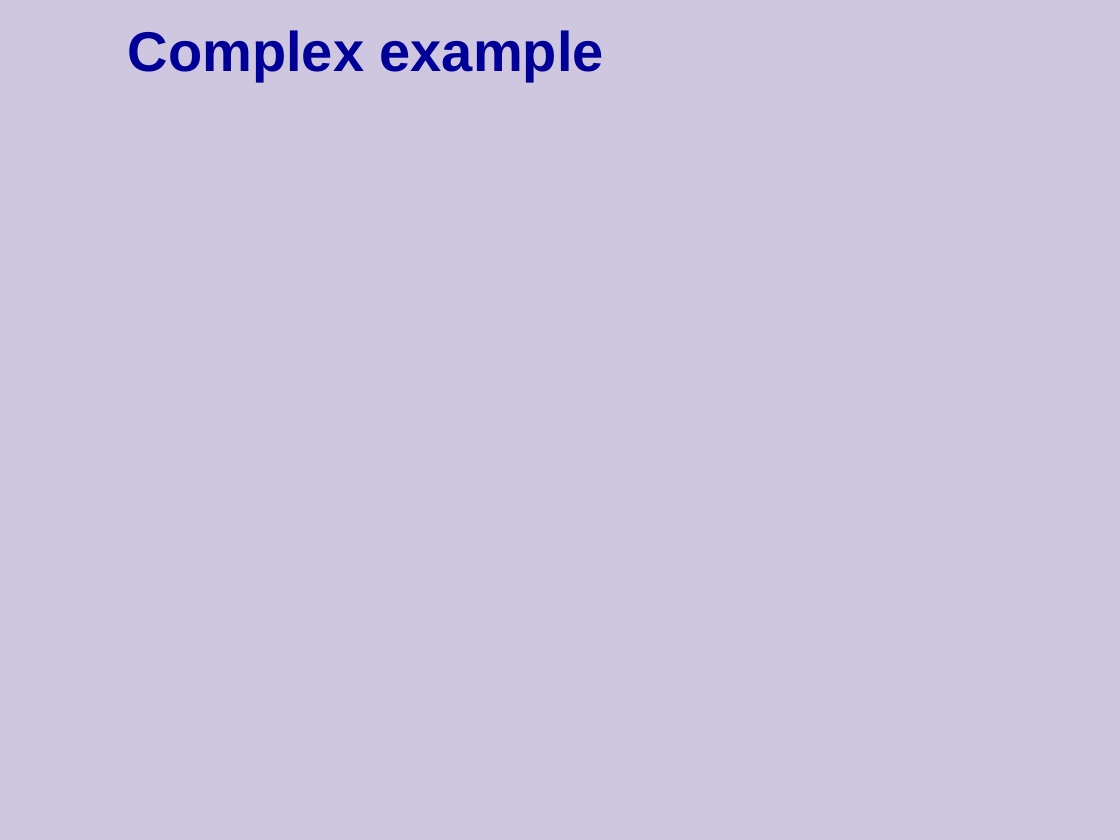
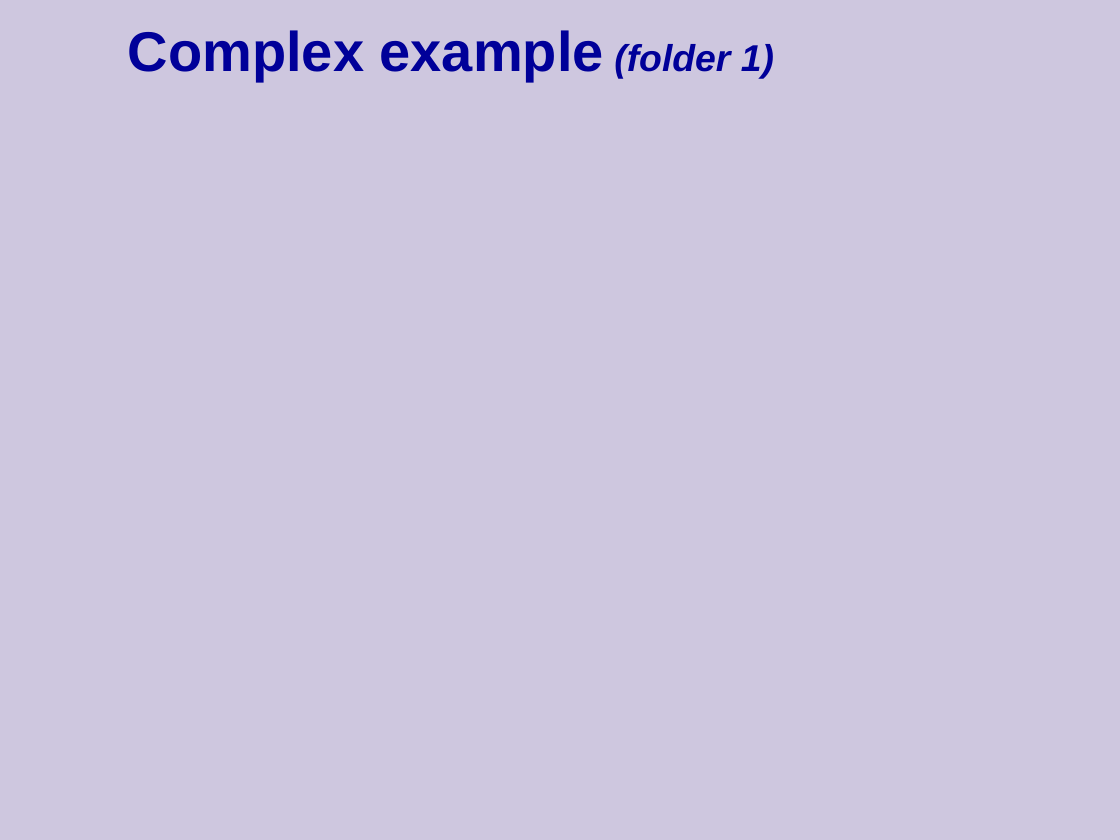
Before and after one commit to cpp-at-ariel/cpp-5778, a slide deck: slide 5 of week04-operator-overloading/slides.odp. Drawn at 1120x840 pixels with LibreOffice and Linux fonts; fonts in the diff are those of the drawing. Boxes give left, top, right and bottom in pixels: in the first picture for what was removed or moved away, otherwise in the second. Text is boxed around its words. In the diff, an @@ line names an element or a change of style, - is before the commit and + after.

Commit message:
solve homework 2; edit examples for week 4

```diff
--- a/week04-operator-overloading/slides.odp
+++ b/week04-operator-overloading/slides.odp
@@ title at <box>128,30,774,81</box>: text changed @@
-Complex example
+Complex example (folder 1)
```
Also in this commit, not shown: 4 other slides changed, 5 slides removed, 12 other files.
